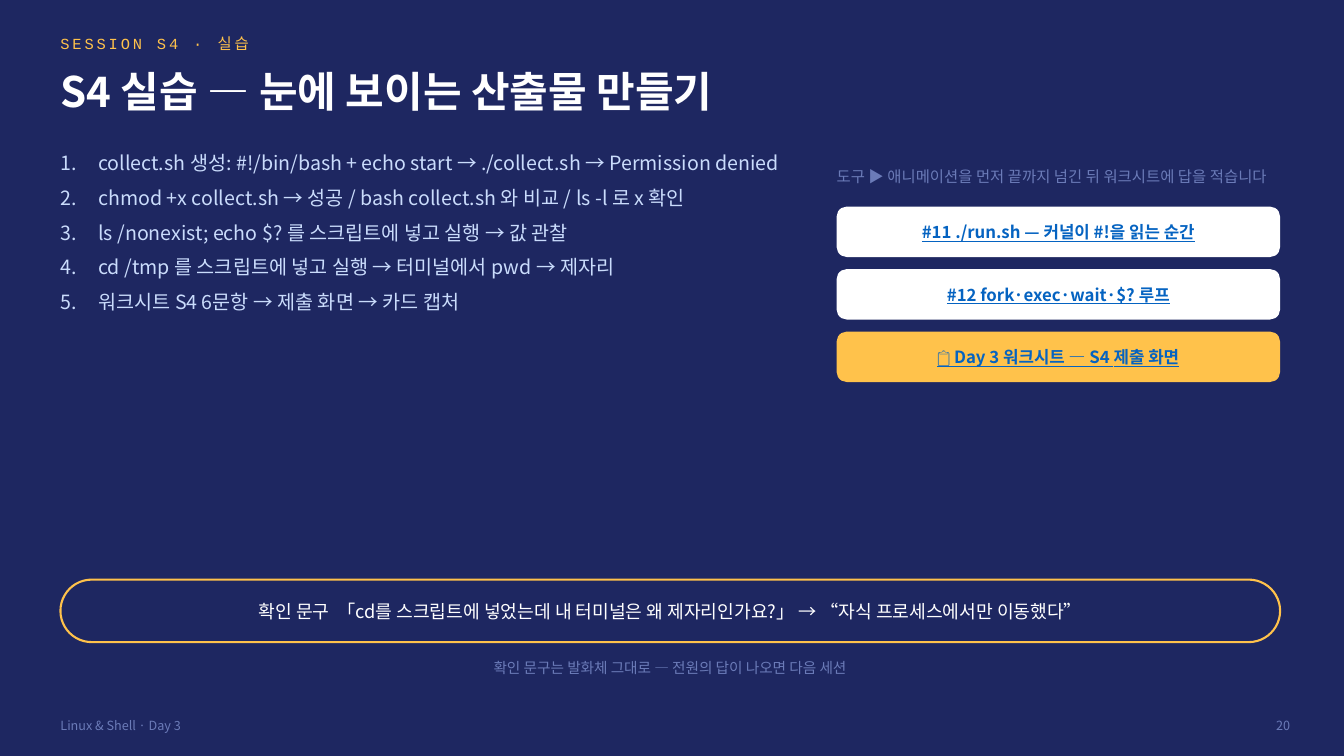
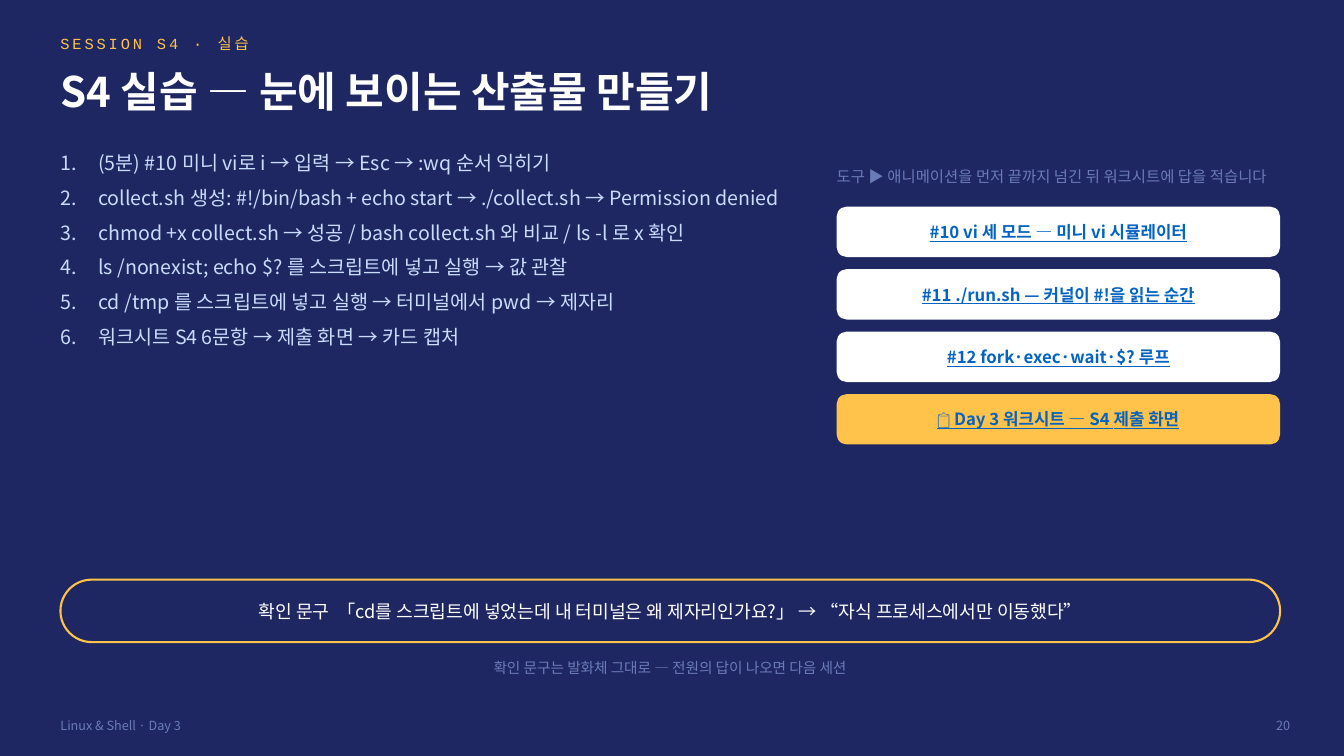
Before and after one commit to imguru-mooc/AI_CAMPUS, a slide deck: slide 20 of os-day3/운영체제_Day3.pptx. Drawn at 1344x756 pixels with LibreOffice and Linux fonts; fonts in the diff are those of the drawing. Boxes give left, top, right and bottom in pixels: in the first picture for what was removed or moved away, otherwise in the second. Text is boxed around its words. In the diff, an @@ line names an element or a change of style, - is before the commit and + after.

```diff
--- a/os-day3/운영체제_Day3.pptx
+++ b/os-day3/운영체제_Day3.pptx
@@ text at (98,154,551,175): paragraph added @@
+1. (5분) #10 미니 vi로 i → 입력 → Esc → :wq 순서 익히기
@@ rounded rectangle added at (837,207,1280,257), fill #FFFFFF, 12 pt, text #0563C1, bold, underline @@
+#10 vi 세 모드 — 미니 vi 시뮬레이터
@@ rounded rectangle "#11 ./run.sh — 커널이 #!을 ...": place and size @@
-rounded rectangle "#11 ./run.sh — 커널이 #!을 ..." at (837,207,1280,257)
+rounded rectangle "#11 ./run.sh — 커널이 #!을 ..." at (837,269,1280,320)
@@ rounded rectangle "#12 fork·exec·wait·$? 루프": place and size @@
-rounded rectangle "#12 fork·exec·wait·$? 루프" at (837,269,1280,320)
+rounded rectangle "#12 fork·exec·wait·$? 루프" at (837,332,1280,382)
@@ rounded rectangle "📋 Day 3 워크시트 — ...": place and size @@
-rounded rectangle "📋 Day 3 워크시트 — ..." at (837,332,1280,382)
+rounded rectangle "📋 Day 3 워크시트 — ..." at (837,394,1280,445)
```
Also in this commit, not shown: 19 other slides changed, 5 slides added, 1 other file.
